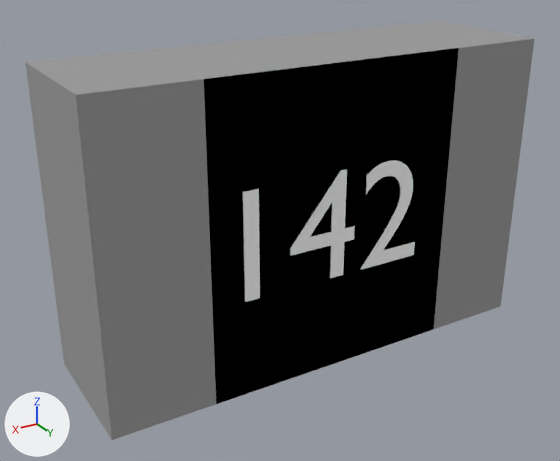
Two versions of the Blender file Pcb/Resistors/Smd_0805/3D_View/4k7_0805.blend, one commit apart.
The view is the same before and after, from a 50 mm camera at (0.695, 1.221, 0.501) aimed at (0.038, 0.126, -0.046). Arrows for +X, +Y and +Z are at lower left; the lights stay in place.

In view in the first picture: 'ShapeIndexedFaceSet.001', 'ShapeIndexedFaceSet.002', 'Text'.
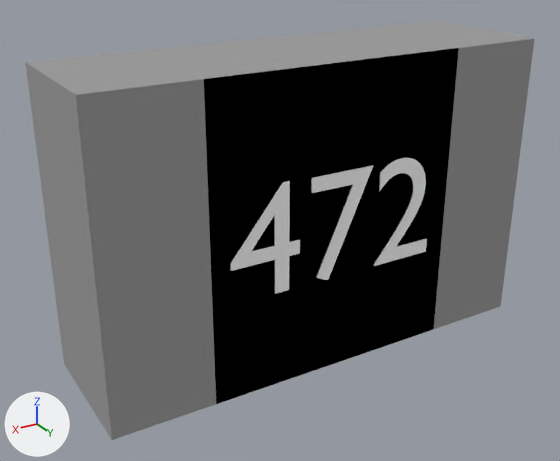
Boxes (x1, y1, x2, y2) around the edits, measured in the pictures (560 x 461 px):
```json
{"object": "Text", "change": "text changed, moved", "before": [243, 160, 415, 302], "after": [230, 158, 427, 294]}
```

Edits to the scene script, one JSON object a line:
```json
{"op": "set", "path": "txt_text.body", "old": "'142'", "new": "'472'"}
{"op": "set", "path": "ob_text.location", "old": "(0.233, 0.25, -0.094)", "new": "(0.205, 0.25, -0.094)"}
```
